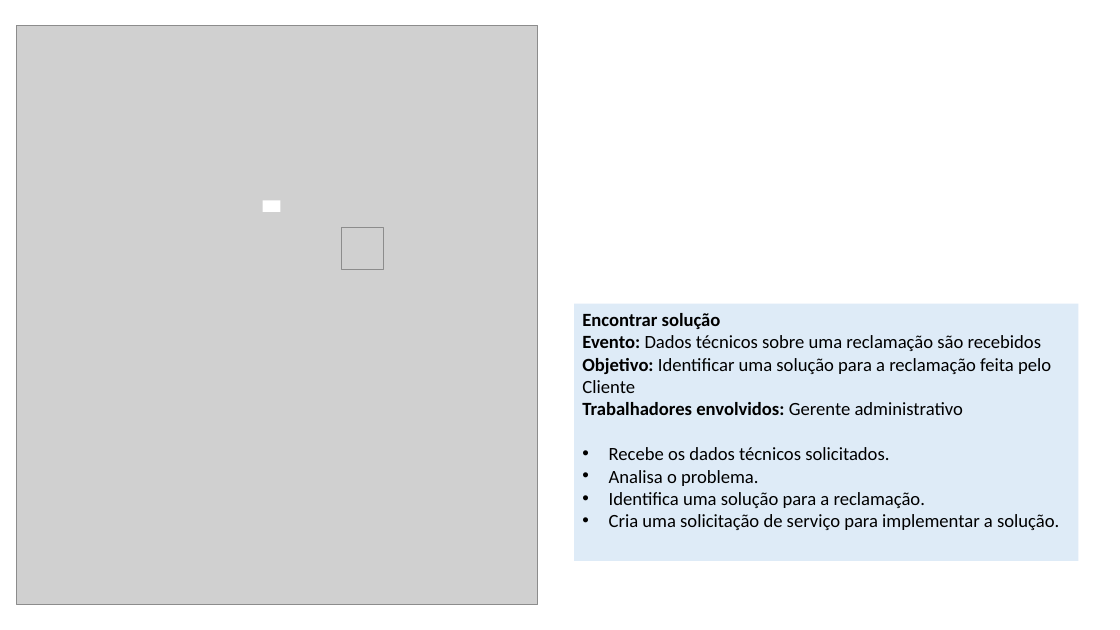
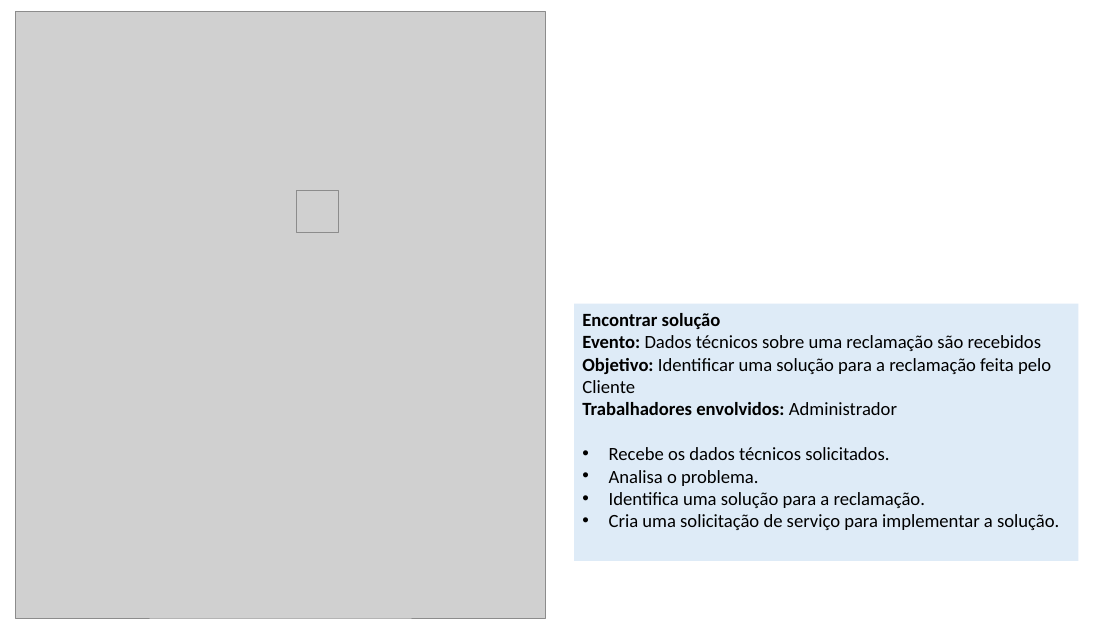
Before and after one commit to somosafsociety/Eng-Soft-EC2A, a slide deck: slide 34 of 18. Descrição dos Processos de Negócio.pptx. Drawn at 1120x630 pixels with LibreOffice and Linux fonts; fonts in the diff are those of the drawing; grey boxes stand for pictures. Boxes give left, top, right and bottom in pixels: in the first picture for what was removed or moved away, otherwise in the second. Text is boxed around its words. In the diff, an @@ line names an element or a change of style, - is before the commit and + after.

```diff
--- a/18. Descrição dos Processos de Negócio.pptx
+++ b/18. Descrição dos Processos de Negócio.pptx
@@ picture: place and size @@
-picture at <box>17,25,538,605</box>
+picture at <box>15,12,545,618</box>
@@ rectangle removed at <box>263,201,281,213</box> @@
@@ picture: place and size @@
-picture at <box>342,228,384,270</box>
+picture at <box>297,191,339,233</box>
@@ text in rectangle at <box>582,402,897,415</box>: text changed @@
-Trabalhadores envolvidos: Gerente administrativo
+Trabalhadores envolvidos: Administrador
```
Also in this commit, not shown: 32 other slides changed, 6 other files.
